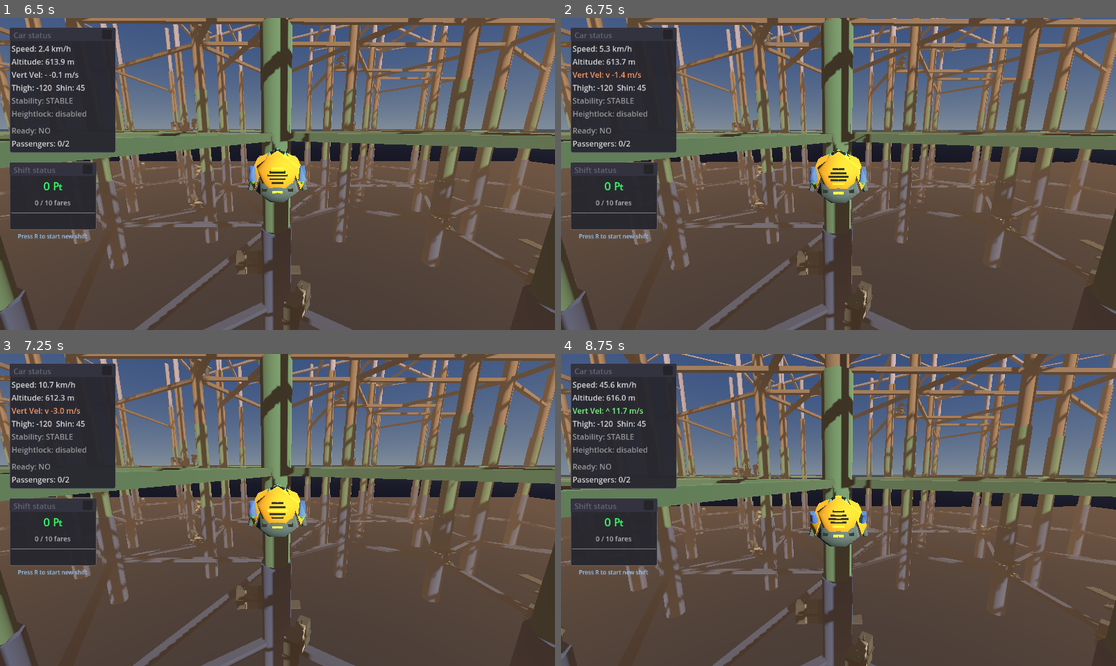
Above: before the commit, frames 1-4 (two rows, left to right).
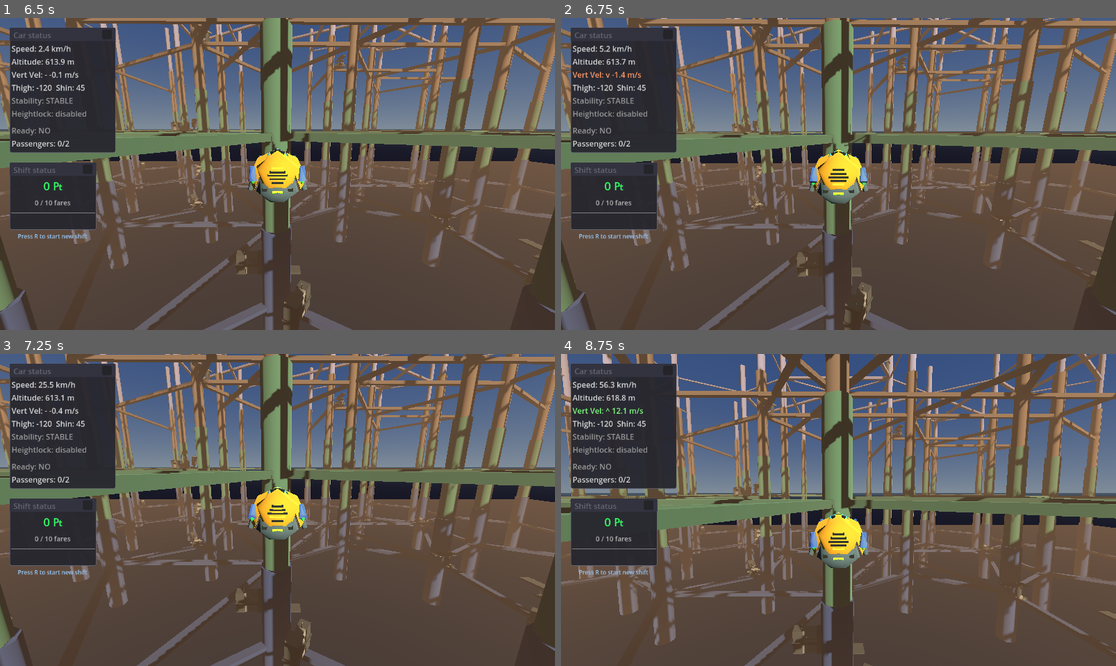
Above: after the commit, the same moments.

Repository: TaxiService/fcar
Game: Godot game, scene res://city/city_test.tscn
The game is run twice, just before and just after one commit, with the same random seed, the same clock (stepped at 60 frames per second) and the same inputs.
Inputs (mouse positions are in pixels of both pictures, inside the frame that each line leads up to):
- Up to frame 1 (6.5 s): tap R (toggle_ready_for_fares) every 0.75 s from 0.5 to 4.25 s; drag from (61, 89) to (333, 105) at 0.52 s; drag from (55, 195) to (249, 236) at 1.27 s; move the mouse to (333, 105) at 2.02 s; hold D (strafe_right) 2.03-2.75 s; hold Shift 2.03-2.75 s; tap Alt at 2.3 s; drag from (249, 236) to (111, 127) at 2.77 s; move the mouse to (444, 220) at 3.52 s; hold A (strafe_left) 3.53-4.25 s; hold Space (jump) 3.53-4.25 s; tap C (crouch) at 3.8 s; drag from (111, 127) to (194, 96) at 4.27 s; move the mouse to (305, 174) at 5.02 s; hold S (backward) 5.03-5.75 s; hold Shift 5.03-5.75 s; tap T (eject_passengers) at 5.1 s; click (305, 174) at 5.17 s; drag from (194, 96) to (166, 189) at 5.77 s
- Up to frame 2 (6.75 s): move the mouse to (960, 158) at 6.52 s; hold W (forward) from 6.53 s (still down); hold Space (jump) from 6.53 s (still down); tap F (toggle_control_lock) at 6.6 s
- Up to frame 3 (7.25 s): keep holding W (forward); keep holding Space (jump)
- Up to frame 4 (8.75 s): release W (forward) at 7.25 s; release Space (jump) at 7.25 s; drag from (727, 525) to (810, 572) at 7.27 s; move the mouse to (894, 441) at 8.02 s; hold S (backward) from 8.03 s (still down); hold Shift from 8.03 s (still down); tap F (toggle_control_lock) at 8.3 s

Frame 1 is identical in both runs. In frame 2, 6.8% of the frame differs, in the area x 0-100%, y 0-100%; in frame 3, 15%; in frame 4, 37%.

Commit message:
Extend control lock to all inputs including boosters
- Replace float-based lock values with dictionary-based action/key tracking
- Add _is_action_pressed_locked() and _is_key_pressed_locked() helpers
- Implement masking: keys held at lock time ignored until released
- Apply lock to boosters (Shift, Alt, arrow keys), direction lights
- Pressing a locked input temporarily suppresses it

Co-Authored-By: Claude Opus 4.5 <noreply@anthropic.com>

Diff:
--- a/FCar.gd
+++ b/FCar.gd
@@ -26,10 +26,10 @@
 
 # Control lock state (F key) - locks current inputs, player can look around freely
 var controls_locked: bool = false
-var locked_pitch: float = 0.0
-var locked_roll: float = 0.0
-var locked_throttle: float = 0.0
-var locked_yaw: float = 0.0
+var locked_actions: Dictionary = {}  # action_name -> true if was pressed at lock time
+var locked_keys: Dictionary = {}  # KEY_* constant -> true if was pressed at lock time
+var masked_actions: Dictionary = {}  # action_name -> true if still held from lock (ignore until released)
+var masked_keys: Dictionary = {}  # KEY_* constant -> true if still held from lock (ignore until released)
 
 # ===== EXPORT PARAMETERS =====
 @export_category("thrust")
@@ -325,37 +325,95 @@
 	target_height = global_transform.origin.y
 
 
-func _toggle_control_lock(pitch: float, roll: float, throttle: float, yaw: float):
+func _toggle_control_lock():
 	controls_locked = !controls_locked
 	if controls_locked:
-		# Lock current inputs
-		locked_pitch = pitch
-		locked_roll = roll
-		locked_throttle = throttle
-		locked_yaw = yaw
+		# Capture all currently pressed actions and keys
+		locked_actions.clear()
+		locked_keys.clear()
+		masked_actions.clear()
+		masked_keys.clear()
+
+		# Actions to capture
+		var actions_to_check = [
+			"forward", "backward", "strafe_left", "strafe_right",
+			"jump", "crouch", "turn_left", "turn_right", "handbrake"
+		]
+		for action in actions_to_check:
+			if Input.is_action_pressed(action):
+				locked_actions[action] = true
+				masked_actions[action] = true  # Ignore until released
+
+		# Raw keys to capture (boosters, etc.)
+		var keys_to_check = [KEY_SHIFT, KEY_ALT, KEY_LEFT, KEY_RIGHT, KEY_UP, KEY_DOWN]
+		for key in keys_to_check:
+			if Input.is_key_pressed(key):
+				locked_keys[key] = true
+				masked_keys[key] = true  # Ignore until released
+
 		print("Controls: LOCKED")
 	else:
-		# Clear locked values
-		locked_pitch = 0.0
-		locked_roll = 0.0
-		locked_throttle = 0.0
-		locked_yaw = 0.0
+		locked_actions.clear()
+		locked_keys.clear()
+		masked_actions.clear()
+		masked_keys.clear()
 		print("Controls: unlocked")
 
 
-func _apply_lock_logic(locked_value: float, player_input: float) -> float:
-	# When controls are locked:
-	# - If player presses the same direction as locked, temporarily suppress (return 0)
-	# - If player presses opposite direction, override with player input
-	# - If player isn't pressing anything, use locked value
-	if player_input == 0.0:
-		return locked_value
-	elif locked_value != 0.0 and sign(player_input) == sign(locked_value):
-		# Player pressing same direction as locked - suppress
-		return 0.0
+func _is_action_pressed_locked(action: String) -> bool:
+	# Returns effective pressed state, accounting for control lock
+	var physical = Input.is_action_pressed(action)
+
+	if not controls_locked:
+		return physical
+
+	var was_locked = locked_actions.has(action)
+	var is_masked = masked_actions.has(action)
+
+	# Update mask: if was masked but now released, unmask
+	if is_masked and not physical:
+		masked_actions.erase(action)
+		is_masked = false
+
+	if is_masked:
+		# Still held from lock time - ignore physical, use locked state
+		return was_locked
 	else:
-		# Player pressing opposite or different - use player input
-		return player_input
+		# Not masked - player has control
+		if physical:
+			# Player pressing same as locked = suppress, otherwise allow
+			return not was_locked
+		else:
+			# Player not pressing, use locked state
+			return was_locked
+
+
+func _is_key_pressed_locked(key: int) -> bool:
+	# Returns effective pressed state for raw keys, accounting for control lock
+	var physical = Input.is_key_pressed(key)
+
+	if not controls_locked:
+		return physical
+
+	var was_locked = locked_keys.has(key)
+	var is_masked = masked_keys.has(key)
+
+	# Update mask: if was masked but now released, unmask
+	if is_masked and not physical:
+		masked_keys.erase(key)
+		is_masked = false
+
+	if is_masked:
+		# Still held from lock time - ignore physical, use locked state
+		return was_locked
+	else:
+		# Not masked - player has control
+		if physical:
+			# Player pressing same as locked = suppress, otherwise allow
+			return not was_locked
+		else:
+			# Player not pressing, use locked state
+			return was_locked
 
 
 func _physics_process(delta):
@@ -395,10 +453,10 @@
 	# When ready + empty: INVERT lights (all ON, turn OFF on input) = "available" beacon
 	# When has passengers or not ready: normal (all OFF, turn ON on input)
 	if direction_lights:
-		var fwd = Input.is_action_pressed("forward")
-		var back = Input.is_action_pressed("backward")
-		var left = Input.is_action_pressed("strafe_left")
-		var right = Input.is_action_pressed("strafe_right")
+		var fwd = _is_action_pressed_locked("forward")
+		var back = _is_action_pressed_locked("backward")
+		var left = _is_action_pressed_locked("strafe_left")
+		var right = _is_action_pressed_locked("strafe_right")
 
 		# Invert when ready for fares and no passengers (taxi available mode)
 		if is_ready_for_fares and passengers.size() == 0:
@@ -513,58 +571,41 @@
 
 
 func _read_inputs(delta: float) -> Dictionary:
-	# Read raw player input
-	var player_pitch: float = 0.0
-	var player_roll: float = 0.0
-	var player_throttle: float = 0.0
-	var player_yaw: float = 0.0
-
-	if Input.is_action_pressed("backward"):
-		player_pitch = 1.0
-	if Input.is_action_pressed("forward"):
-		player_pitch = -1.0
-	if Input.is_action_pressed("strafe_left"):
-		player_roll = -1.0
-	if Input.is_action_pressed("strafe_right"):
-		player_roll = 1.0
-
-	if Input.is_action_pressed("jump"):
+	# Handle control lock toggle (F key) - must be first to capture current state
+	if Input.is_action_just_pressed("toggle_control_lock"):
+		_toggle_control_lock()
+
+	# Read inputs through lock-aware helpers
+	var target_pitch: float = 0.0
+	var target_roll: float = 0.0
+	var target_throttle: float = 0.0
+	var target_yaw: float = 0.0
+
+	if _is_action_pressed_locked("backward"):
+		target_pitch = 1.0
+	if _is_action_pressed_locked("forward"):
+		target_pitch = -1.0
+	if _is_action_pressed_locked("strafe_left"):
+		target_roll = -1.0
+	if _is_action_pressed_locked("strafe_right"):
+		target_roll = 1.0
+
+	if _is_action_pressed_locked("jump"):
 		if lock_height: target_height = global_transform.origin.y
-		player_throttle = 1.0
+		target_throttle = 1.0
 	if Input.is_action_just_released("jump"):
 		if lock_height: target_height = global_transform.origin.y
 
-	if Input.is_action_pressed("crouch"):
+	if _is_action_pressed_locked("crouch"):
 		if lock_height: target_height = global_transform.origin.y
-		player_throttle = -1.0
+		target_throttle = -1.0
 	if Input.is_action_just_released("crouch"):
 		if lock_height: target_height = global_transform.origin.y
 
-	if Input.is_action_pressed("turn_right"):
-		player_yaw = 1.0
-	if Input.is_action_pressed("turn_left"):
-		player_yaw = -1.0
-
-	# Handle control lock toggle (F key)
-	if Input.is_action_just_pressed("toggle_control_lock"):
-		_toggle_control_lock(player_pitch, player_roll, player_throttle, player_yaw)
-
-	# Apply control lock: locked inputs are maintained unless player presses same direction
-	var target_pitch: float
-	var target_roll: float
-	var target_throttle: float
-	var target_yaw: float
-
-	if controls_locked:
-		target_pitch = _apply_lock_logic(locked_pitch, player_pitch)
-		target_roll = _apply_lock_logic(locked_roll, player_roll)
-		target_throttle = _apply_lock_logic(locked_throttle, player_throttle)
-		target_yaw = _apply_lock_logic(locked_yaw, player_yaw)
-	else:
-		target_pitch = player_pitch
-		target_roll = player_roll
-		target_throttle = player_throttle
-		target_yaw = player_yaw
+	if _is_action_pressed_locked("turn_right"):
+		target_yaw = 1.0
+	if _is_action_pressed_locked("turn_left"):
+		target_yaw = -1.0
 
 	# Handle other toggles
 	if Input.is_action_just_pressed("height_brake"):
@@ -595,7 +636,7 @@
 		handbrake_locked = false
 		print("Handbrake: released by vertical input")
 
-	handbrake_active = handbrake_locked or Input.is_action_pressed("handbrake")
+	handbrake_active = handbrake_locked or _is_action_pressed_locked("handbrake")
 
 	# Apply input smoothing
 	current_pitch = move_toward(current_pitch, target_pitch, pitch_acceleration * delta)
@@ -709,7 +750,7 @@
 
 func _update_booster_rotation(delta: float):
 	# Toggle booster assist with Alt (detect key press edge)
-	var alt_pressed = Input.is_key_pressed(KEY_ALT)
+	var alt_pressed = _is_key_pressed_locked(KEY_ALT)
 	if alt_pressed and not _alt_was_pressed:
 		# Alt was just pressed this frame
 		booster_assist_enabled = not booster_assist_enabled
@@ -727,14 +768,14 @@
 	var thigh_input = 0.0
 	var shin_input = 0.0
 
-	if Input.is_key_pressed(KEY_LEFT):
+	if _is_key_pressed_locked(KEY_LEFT):
 		thigh_input = -1.0
-	elif Input.is_key_pressed(KEY_RIGHT):
+	elif _is_key_pressed_locked(KEY_RIGHT):
 		thigh_input = 1.0
 
-	if Input.is_key_pressed(KEY_UP):
+	if _is_key_pressed_locked(KEY_UP):
 		shin_input = 1.0
-	elif Input.is_key_pressed(KEY_DOWN):
+	elif _is_key_pressed_locked(KEY_DOWN):
 		shin_input = -1.0
 
 	# Apply rotation (90 deg/sec for thigh, 50 deg/sec for shin)
@@ -765,22 +806,22 @@
 	var accumulated_shin: float = 0.0
 
 	# Check each direction and accumulate
-	if Input.is_action_pressed("forward"):  # W
+	if _is_action_pressed_locked("forward"):  # W
 		accumulated_thigh += booster_preset_forward.x
 		accumulated_shin += booster_preset_forward.y
 		input_count += 1
 
-	if Input.is_action_pressed("backward"):  # S
+	if _is_action_pressed_locked("backward"):  # S
 		accumulated_thigh += booster_preset_backward.x
 		accumulated_shin += booster_preset_backward.y
 		input_count += 1
 
-	if Input.is_action_pressed("jump"):  # Space
+	if _is_action_pressed_locked("jump"):  # Space
 		accumulated_thigh += booster_preset_up.x
 		accumulated_shin += booster_preset_up.y
 		input_count += 1
 
-	if Input.is_action_pressed("crouch"):  # C
+	if _is_action_pressed_locked("crouch"):  # C
 		accumulated_thigh += booster_preset_down.x
 		accumulated_shin += booster_preset_down.y
 		input_count += 1
@@ -793,9 +834,9 @@
 
 	# === Left/Right arrows: Roll via differential shin angles ===
 	var roll_input = 0.0
-	if Input.is_key_pressed(KEY_LEFT):
+	if _is_key_pressed_locked(KEY_LEFT):
 		roll_input = -1.0
-	elif Input.is_key_pressed(KEY_RIGHT):
+	elif _is_key_pressed_locked(KEY_RIGHT):
 		roll_input = 1.0
 
 	# Update roll differential (builds up while held, decays when released)
@@ -813,9 +854,9 @@
 
 	# === Up/Down arrows: Pitch via direct torque ===
 	var target_pitch_input = 0.0
-	if Input.is_key_pressed(KEY_UP):
+	if _is_key_pressed_locked(KEY_UP):
 		target_pitch_input = -1.0  # Pitch nose down
-	elif Input.is_key_pressed(KEY_DOWN):
+	elif _is_key_pressed_locked(KEY_DOWN):
 		target_pitch_input = 1.0  # Pitch nose up
 
 	# Smooth the pitch input to avoid bobbing
@@ -865,7 +906,7 @@
 
 func _update_booster_thrust(delta: float):
 	# Shift controls thrust
-	var boost_active = Input.is_key_pressed(KEY_SHIFT)
+	var boost_active = _is_key_pressed_locked(KEY_SHIFT)
 
 	if boost_active:
 		booster_system.set_thrust(1.0)
